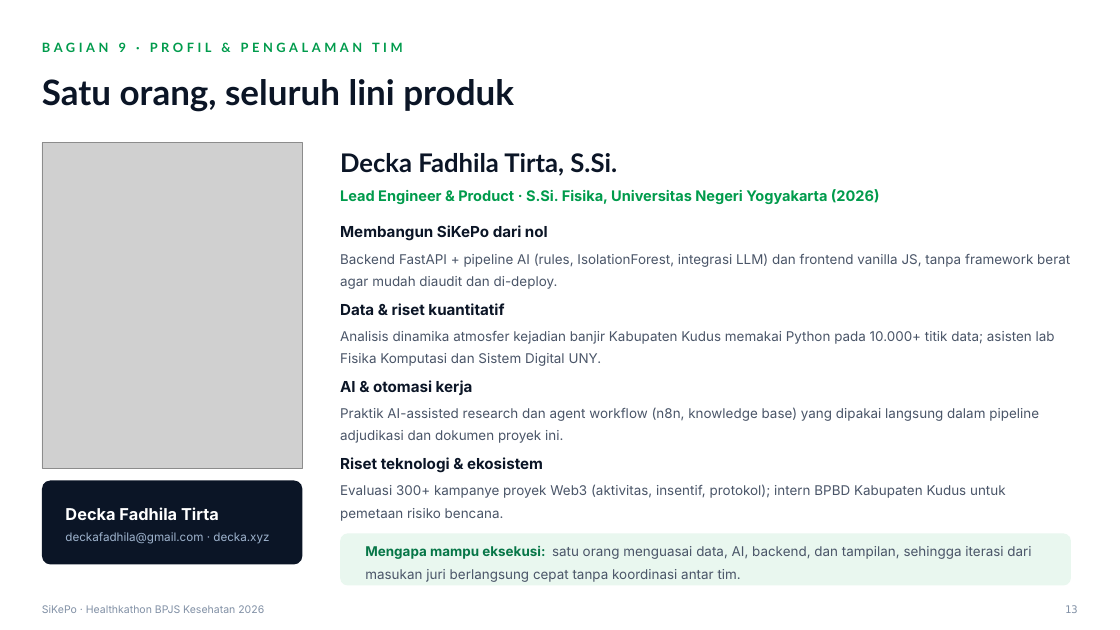
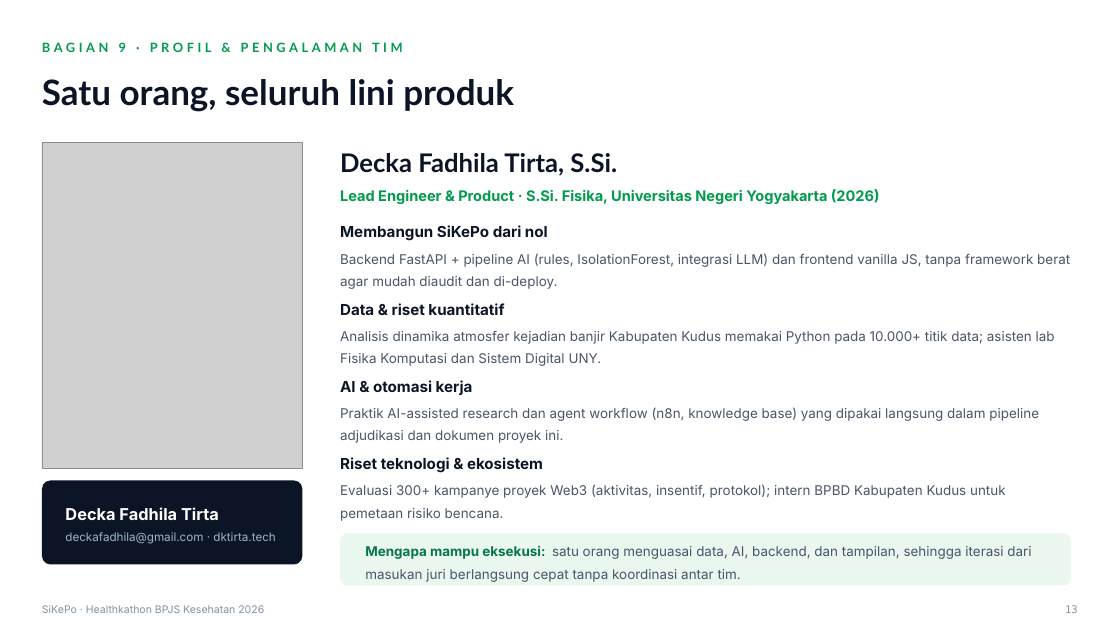
Before and after one commit to dkfadhila/sikepo, a slide deck: slide 13 of proposal/Proposal_SiKePo_Healthkathon2026.pptx. Drawn at 1120x630 pixels with LibreOffice and Linux fonts; fonts in the diff are those of the drawing; grey boxes stand for pictures. Boxes give left, top, right and bottom in pixels: in the first picture for what was removed or moved away, otherwise in the second. Text is boxed around its words. In the diff, an @@ line names an element or a change of style, - is before the commit and + after.

```diff
--- a/proposal/Proposal_SiKePo_Healthkathon2026.pptx
+++ b/proposal/Proposal_SiKePo_Healthkathon2026.pptx
@@ text at [65,507,275,544]: text changed @@
-Decka Fadhila Tirta
-deckafadhila@gmail.com · decka.xyz
+Decka Fadhila Tirta
+deckafadhila@gmail.com · dktirta.tech
```
Also in this commit, not shown: 3 other slides changed, 1 slide added, 3 other files.
